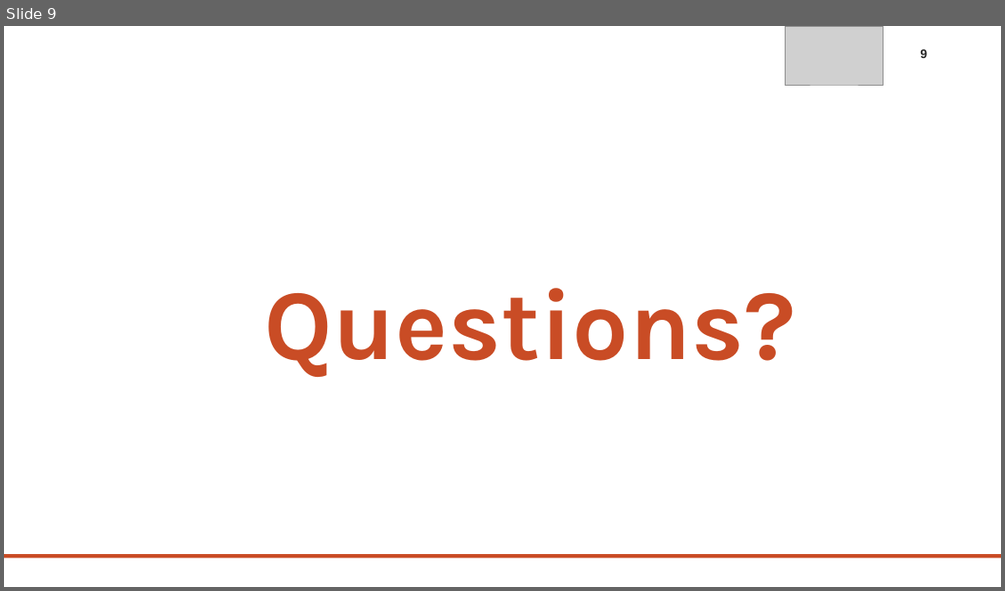
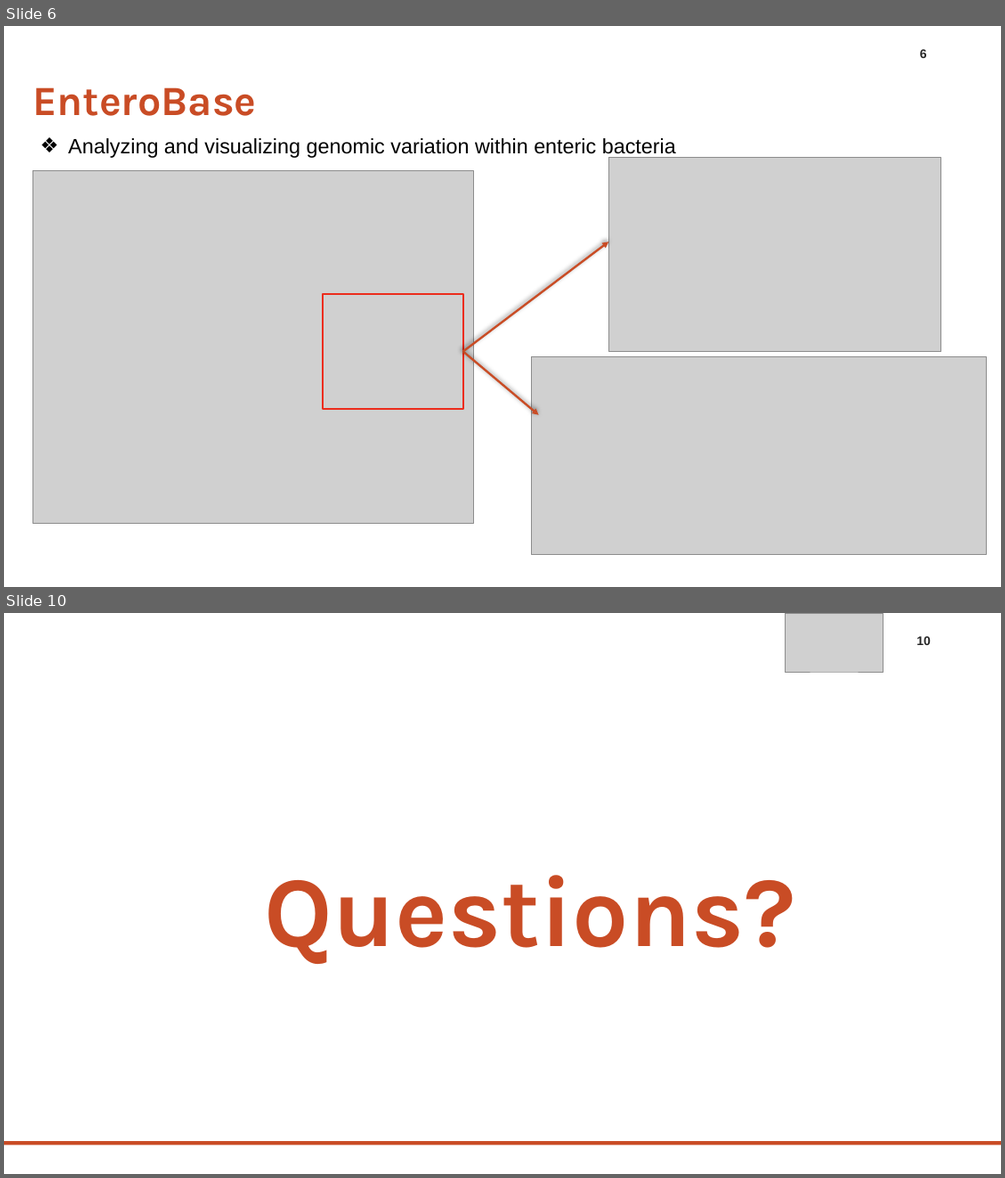
Before and after one commit to LuisFonseca98/Mestrado, a slide deck: AB/Apresentacao/APRESENTACAO_AB.pptx. Shown one above the other, each under a label of ours: slide 9 before the commit, slides 6 and 10 after it; the slides between them are not shown. The pictures are 1005x591 and 1005x1178 pixels, drawn with LibreOffice and Linux fonts; fonts in the diff are those of the drawing; grey boxes stand for pictures; background and template pictures are left out. Boxes give left, top, right and bottom in pixels: in the first picture for what was removed or moved away, otherwise in the second. Text is boxed around its words. In the diff, an @@ line names an element or a change of style, - is before the commit and + after.

```diff
--- a/AB/Apresentacao/APRESENTACAO_AB.pptx
+++ b/AB/Apresentacao/APRESENTACAO_AB.pptx
@@ slide 6 added at (x1=4, y1=26, x2=1001, y2=587), background #FFFFFF @@
@@ page number added at (x1=920, y1=49, x2=927, y2=58), 12 pt, text #262626, bold @@
+6
@@ title added at (x1=32, y1=87, x2=256, y2=116), 40 pt, text #C94C25, bold @@
+EnteroBase
@@ text added at (x1=68, y1=138, x2=676, y2=159), 20 pt, text #000000 @@
+❖ Analyzing and visualizing genomic variation within enteric bacteria
@@ picture added at (x1=609, y1=158, x2=941, y2=351) @@
@@ picture added at (x1=33, y1=170, x2=474, y2=523) @@
@@ arrow added from (463, 351) to (609, 241), #C94C25 2 pt @@
@@ rectangle added at (x1=323, y1=294, x2=463, y2=409), outline #EC2C1C 2 pt @@
@@ arrow added from (463, 351) to (539, 415), #C94C25 2 pt @@
@@ picture added at (x1=532, y1=356, x2=986, y2=554) @@
@@ what was slide 9 is now slide 10 @@
@@ page number at (x1=916, y1=636, x2=930, y2=645): text changed @@
-9
+10
```
Also in this commit, not shown: 5 slides changed, 3 other slides added, 3 slides removed, 2 other files.
